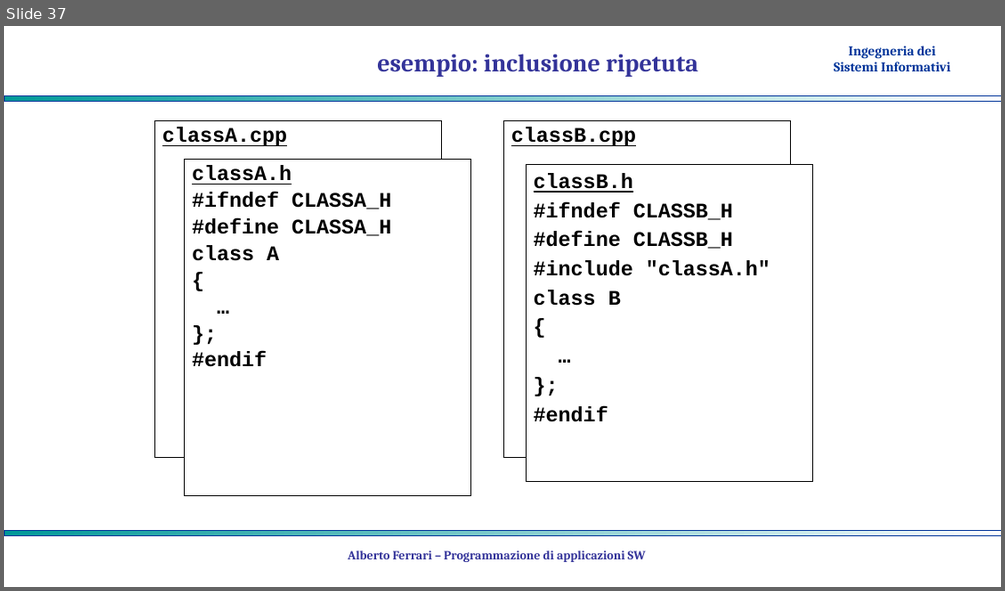
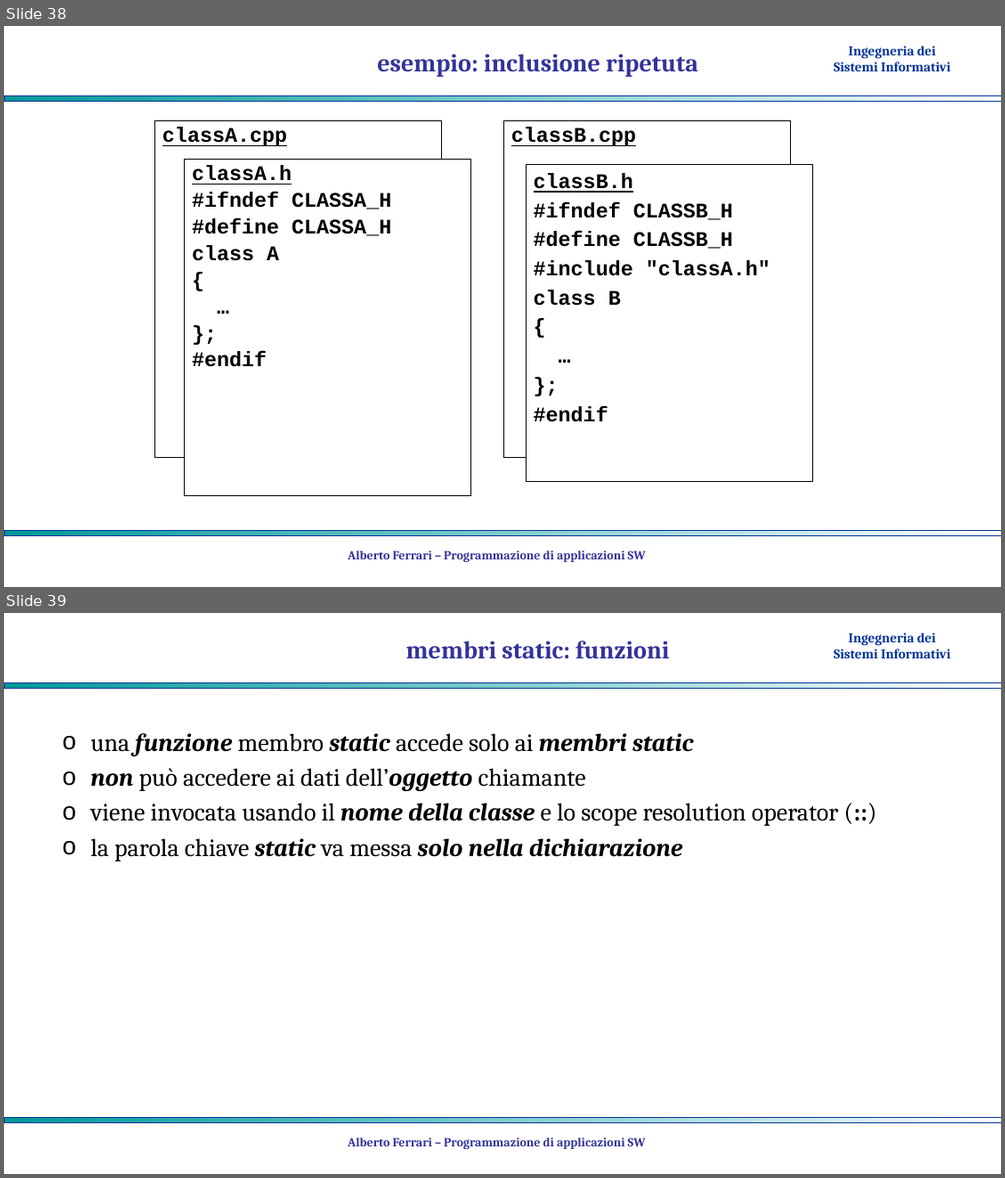
Before and after one commit to albertoferrari/pasw, a slide deck: lezioni/PASW04 - object oriented programming.pptx. Shown one above the other, each under a label of ours: slide 37 before the commit, slides 38 and 39 after it. The pictures are 1005x591 and 1005x1178 pixels, drawn with LibreOffice and Linux fonts; fonts in the diff are those of the drawing; background and template pictures are left out. Boxes give left, top, right and bottom in pixels: in the first picture for what was removed or moved away, otherwise in the second. Text is boxed around its words. In the diff, an @@ line names an element or a change of style, - is before the commit and + after.

```diff
--- a/lezioni/PASW04 - object oriented programming.pptx
+++ b/lezioni/PASW04 - object oriented programming.pptx
@@ slide 39 added at box(4, 613, 1001, 1174), background #FFFFFF; not listed: 3 template elements that a slide beside it also shows @@
@@ title added at box(406, 641, 669, 658), 24 pt, text #333399, bold @@
+membri static: funzioni
@@ text added at box(90, 733, 839, 861), 24 pt, text #000000 @@
+o una funzione membro static accede solo ai membri static
+o non può accedere ai dati dell’oggetto chiamante
+o viene invocata usando il nome della classe e lo scope resolution operator (::)
+o la parola chiave static va messa solo nella dichiarazione
@@ text added at box(348, 1137, 646, 1149), 12 pt, text #333399, bold @@
+Alberto Ferrari – Programmazione di applicazioni SW
@@ what was slide 37 is now slide 38 @@
```
Also in this commit, not shown: 1 slide changed, 4 other slides added, 1 other file.
